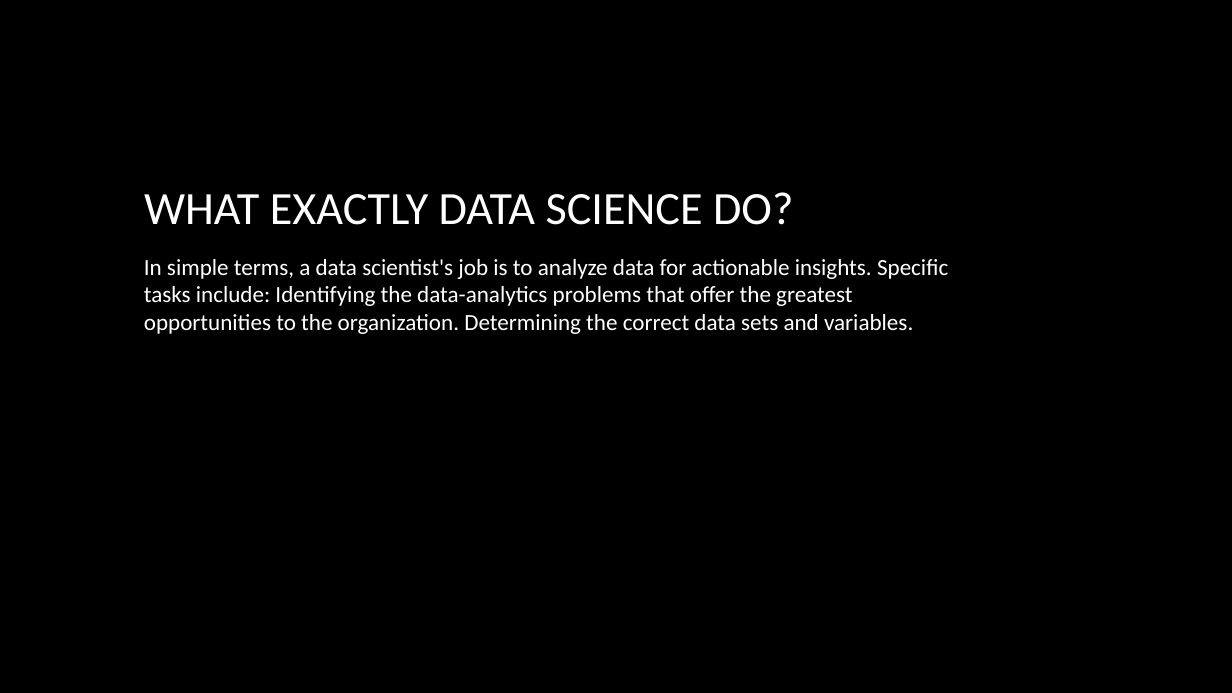
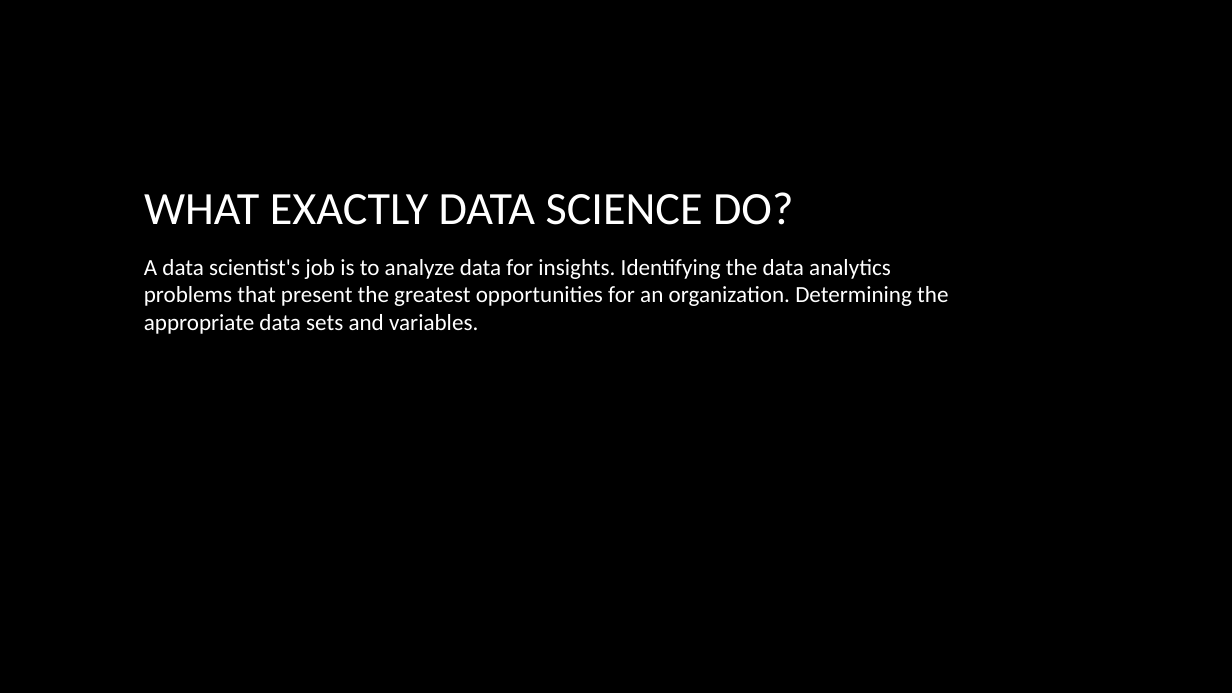
Before and after one commit to dalikey/portfolio-data-science, a slide deck: slide 3 of What is Data Science.pptx. Drawn at 1232x693 pixels with LibreOffice and Linux fonts; fonts in the diff are those of the drawing; background and template pictures are left out. Boxes give left, top, right and bottom in pixels: in the first picture for what was removed or moved away, otherwise in the second. Text is boxed around its words. In the diff, an @@ line names an element or a change of style, - is before the commit and + after.

```diff
--- a/What is Data Science.pptx
+++ b/What is Data Science.pptx
@@ text at bbox=[144, 259, 948, 334]: text changed @@
-In simple terms, a data scientist's job is to analyze data for actionable insights. Specific tasks include: Identifying the data-analytics problems that offer the greatest opportunities to the organization. Determining the correct data sets and variables.
+A data scientist's job is to analyze data for insights. Identifying the data analytics problems that present the greatest opportunities for an organization. Determining the appropriate data sets and variables.
```
Also in this commit, not shown: 5 other slides changed, 1 slide removed, 1 other file.
